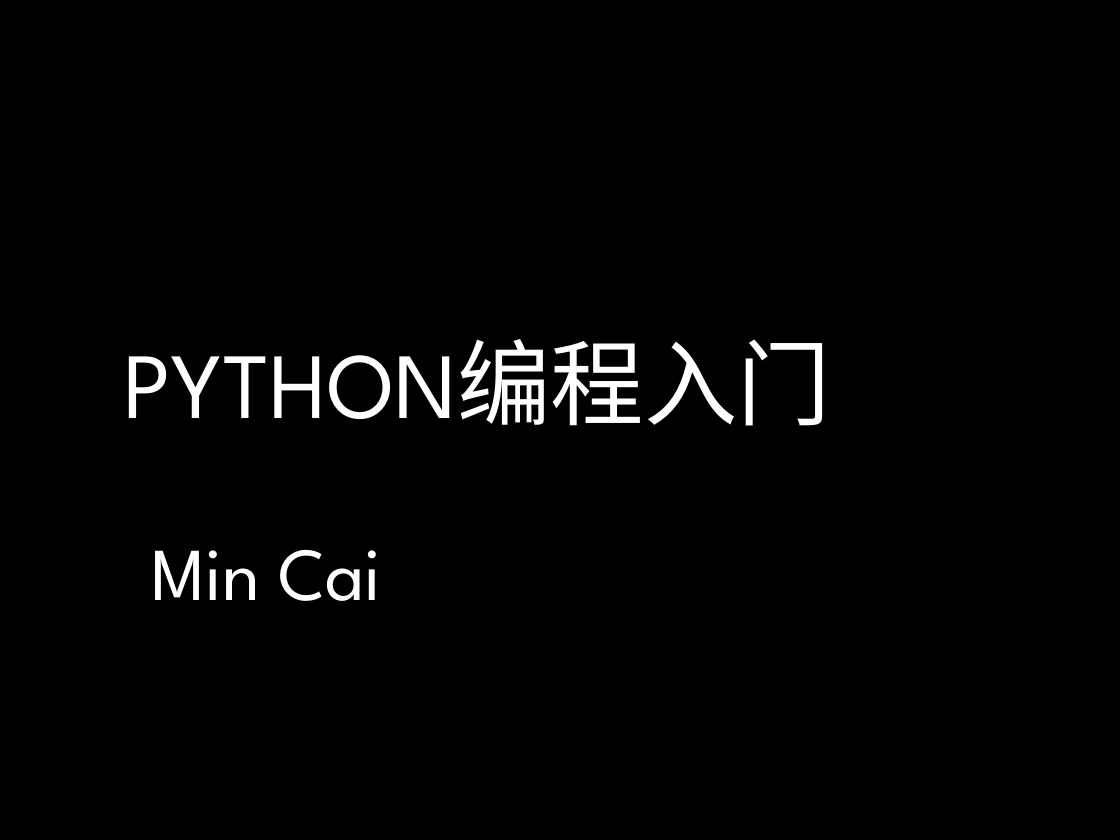
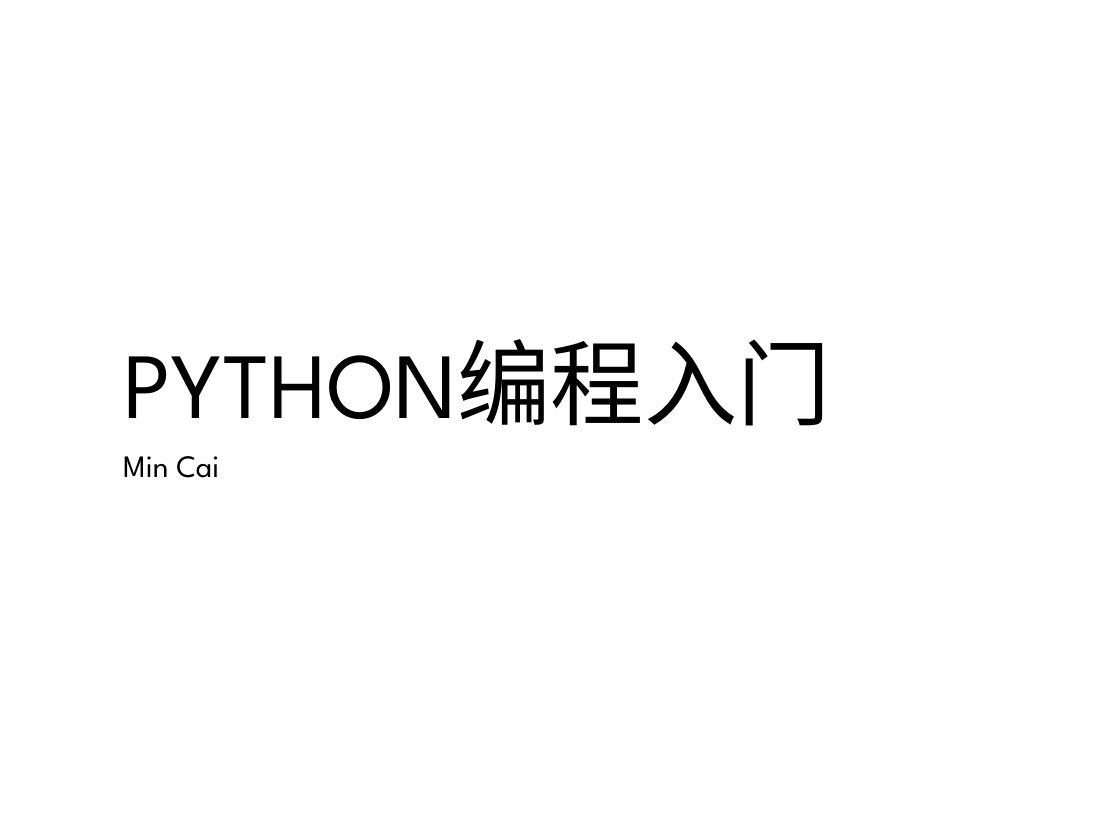
Before and after one commit to mcai/PythonTraining, a slide deck: slide 1 of intro_python_programming.pptx. Drawn at 1120x840 pixels with LibreOffice and Linux fonts; fonts in the diff are those of the drawing; background and template pictures are left out. Boxes give left, top, right and bottom in pixels: in the first picture for what was removed or moved away, otherwise in the second. Text is boxed around its words. In the diff, an @@ line names an element or a change of style, - is before the commit and + after.

```diff
--- a/intro_python_programming.pptx
+++ b/intro_python_programming.pptx
@@ background #000000 to #FFFFFF @@
@@ title "PYTHON编程入门" at <box>123,339,831,426</box>: text colour #FFFFFF to #000000 @@
@@ subtitle "Min Cai": place and size @@
-subtitle "Min Cai" at <box>151,550,381,601</box>
+subtitle "Min Cai" at <box>123,456,219,478</box>
@@ subtitle "Min Cai" at <box>123,456,219,478</box>: size 48 to 20 pt, text colour #FFFFFF to #000000 @@
```
Also in this commit, not shown: 1 other slide changed, 24 slides added.
